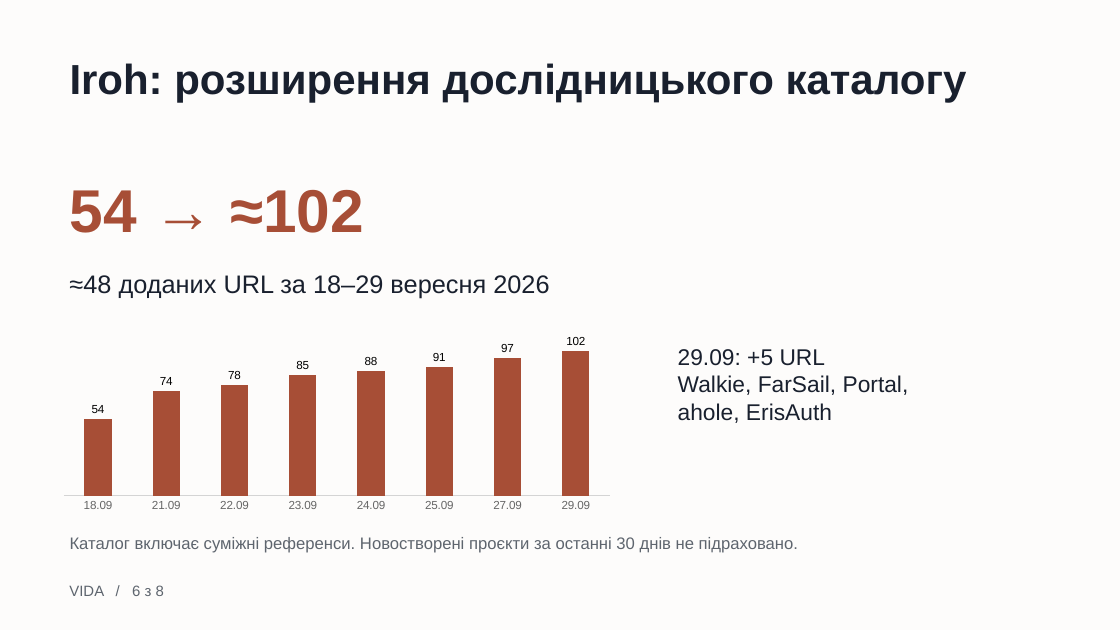
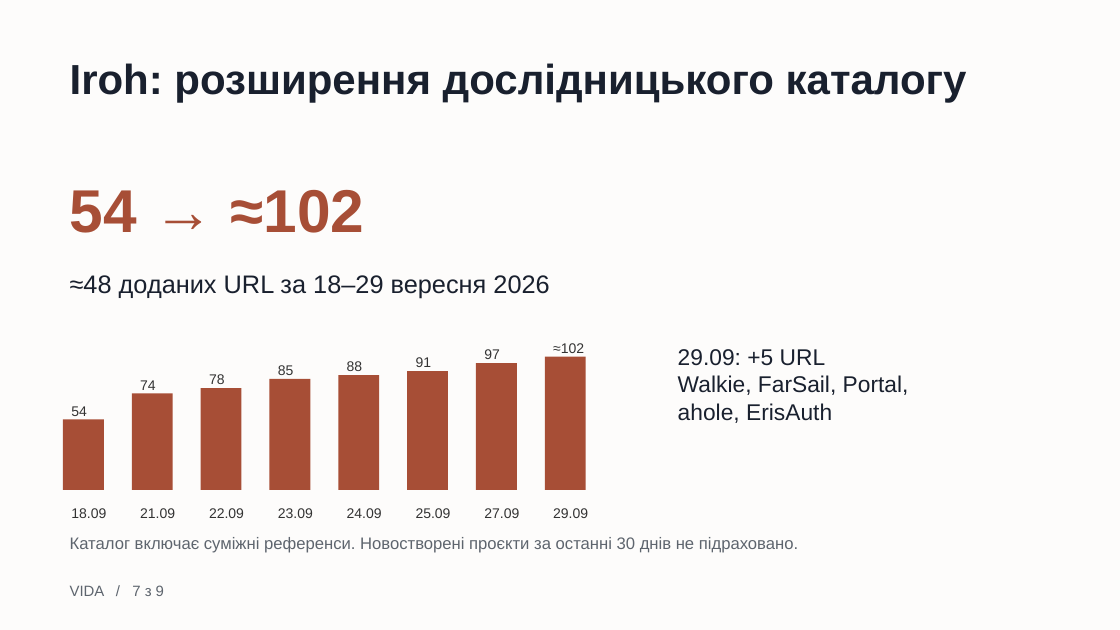
Before and after one commit to pomazanbohdan/vida, a slide deck: slide 7 of presentation-output/VIDA-developers-5min.pptx (slide 6 before the commit). Drawn at 1120x630 pixels with LibreOffice and Linux fonts; fonts in the diff are those of the drawing. Boxes give left, top, right and bottom in pixels: in the first picture for what was removed or moved away, otherwise in the second. Text is boxed around its words. In the diff, an @@ line names an element or a change of style, - is before the commit and + after.

Commit message:
docs: update VIDA presentation with mockups and QR links

```diff
--- a/presentation-output/VIDA-developers-5min.pptx
+++ b/presentation-output/VIDA-developers-5min.pptx
@@ column chart removed at [52,322,621,516] @@
-categories: 18.09, 21.09, 22.09, 23.09, 24.09, 25.09, 27.09, 29.09
-Series 1: 54, 74, 78, 85, 88, 91, 97, 102
@@ text added at [416,357,432,367], 12 pt, text #333333 @@
+91
@@ text added at [484,349,500,359], 12 pt, text #333333 @@
+97
@@ rectangle added at [545,357,586,491], fill #A74E36 @@
@@ text added at [553,343,584,357], 12 pt, text #333333 @@
+≈102
@@ text added at [140,380,156,390], 12 pt, text #333333 @@
+74
@@ rectangle added at [201,388,242,490], fill #A74E36 @@
@@ text added at [209,374,225,384], 12 pt, text #333333 @@
+78
@@ rectangle added at [270,379,311,490], fill #A74E36 @@
@@ text added at [278,365,294,375], 12 pt, text #333333 @@
+85
@@ rectangle added at [339,375,380,490], fill #A74E36 @@
@@ text added at [347,361,363,371], 12 pt, text #333333 @@
+88
@@ rectangle added at [408,371,449,491], fill #A74E36 @@
@@ rectangle added at [476,363,518,490], fill #A74E36 @@
@@ rectangle added at [63,419,104,490], fill #A74E36 @@
@@ text added at [71,406,87,416], 12 pt, text #333333 @@
+54
@@ rectangle added at [132,393,173,490], fill #A74E36 @@
@@ text added at [71,508,106,518], 12 pt, text #333333 @@
+18.09
@@ text added at [140,508,175,518], 12 pt, text #333333 @@
+21.09
@@ text added at [209,508,244,518], 12 pt, text #333333 @@
+22.09
@@ text added at [278,508,313,518], 12 pt, text #333333 @@
+23.09
@@ text added at [347,508,382,518], 12 pt, text #333333 @@
+24.09
@@ text added at [416,508,451,518], 12 pt, text #333333 @@
+25.09
@@ text added at [484,508,519,518], 12 pt, text #333333 @@
+27.09
@@ text added at [553,508,588,518], 12 pt, text #333333 @@
+29.09
@@ text at [70,585,164,596]: text changed @@
-VIDA / 6 з 8
+VIDA / 7 з 9
```
Also in this commit, not shown: 7 other slides changed, 1 slide added.
